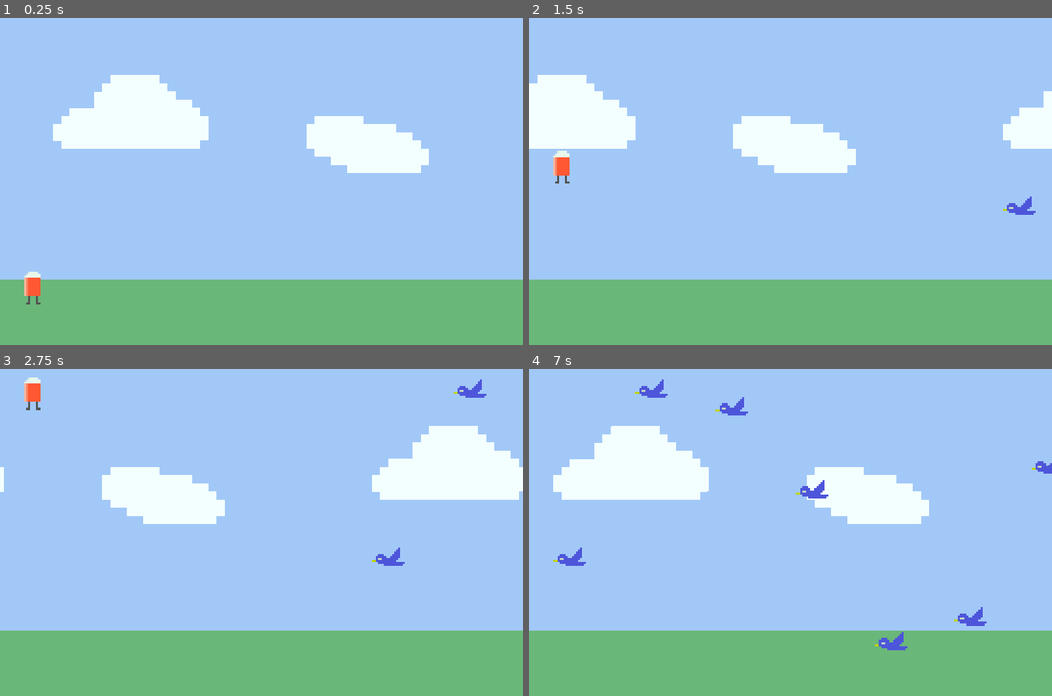
Above: before the commit, frames 1-4 (two rows, left to right).
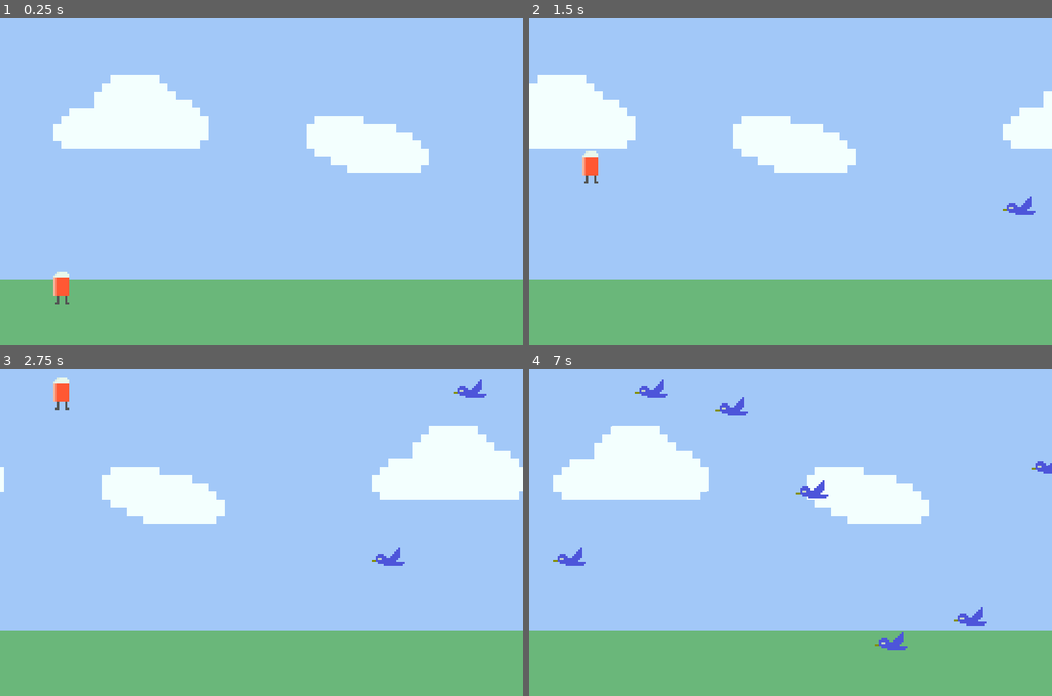
Above: after the commit, the same moments.

Repository: Joe-noh/runner
Game: Godot game, scene res://src/screens/main.tscn
Two runs of this game, one before a commit and one after it. Both use one fixed random seed, a clock stepped at 60 frames per second and the inputs below.
Inputs (mouse positions are in pixels of both pictures, inside the frame that each line leads up to):
- Up to frame 1 (0.25 s): no input
- Up to frame 2 (1.5 s): tap Enter (ui_accept) at 0.5, 0.6, 0.77, 1.07, 1.35 s; move the mouse to (905, 165) at 0.52 s; click (905, 165) at 0.67 s; move the mouse to (685, 197) at 1.27 s; click (685, 197) at 1.42 s
- Up to frame 3 (2.75 s): tap Enter (ui_accept) at 1.52, 1.82, 2.1 s; move the mouse to (313, 460) at 2.02 s; click (313, 460) at 2.17 s
- Up to frame 4 (7 s): move the mouse to (764, 597) at 2.77 s; tap Enter (ui_accept) at 2.85, 3.02, 3.32, 3.6, 3.77, 4.07, 4.35, 4.52, 4.82, 5.1, 5.85, 6.02, 6.32, 6.6, 6.77 s; click (764, 597) at 2.92 s; move the mouse to (947, 581) at 3.52 s; click (947, 581) at 3.67 s; move the mouse to (633, 483) at 4.27 s; click (633, 483) at 4.42 s; move the mouse to (816, 532) at 5.02 s; click (816, 532) at 5.17 s; move the mouse to (712, 450) at 5.77 s; click (712, 450) at 5.92 s; move the mouse to (905, 516) at 6.52 s; click (905, 516) at 6.67 s

The runs differ from the first frame. In frame 1, 0.5% of the frame differs, in the area x 4-14%, y 77-88%; in frame 2, 0.5%; in frame 3, 0.5%, in the area x 4-88%, y 2-59%; in frame 4, less than 0.1%.

Commit message:
restart game

Diff:
--- a/src/objects/bird/bird.tscn
+++ b/src/objects/bird/bird.tscn
@@ -1,6 +1,6 @@
 [gd_scene load_steps=4 format=2]
 
-[ext_resource path="res://assets/runner_bird.png" type="Texture" id=1]
+[ext_resource path="res://assets/bird.png" type="Texture" id=1]
 [ext_resource path="res://src/objects/bird/bird.gd" type="Script" id=2]
 
 [sub_resource type="CapsuleShape2D" id=1]
--- /dev/null
+++ b/src/objects/restart_button/restart_button.gd
@@ -0,0 +1,8 @@
+extends Node2D
+
+signal clicked
+
+func _on_Area2D_input_event(viewport, event, shape_idx):
+	if event is InputEventMouseButton:
+		if event.pressed:
+			emit_signal('clicked')
--- /dev/null
+++ b/src/objects/restart_button/restart_button.tscn
@@ -0,0 +1,21 @@
+[gd_scene load_steps=4 format=2]
+
+[ext_resource path="res://assets/restart.png" type="Texture" id=1]
+[ext_resource path="res://src/objects/restart_button/restart_button.gd" type="Script" id=2]
+
+[sub_resource type="RectangleShape2D" id=1]
+extents = Vector2( 175, 35 )
+
+[node name="Node2D" type="Node2D"]
+script = ExtResource( 2 )
+
+[node name="Sprite" type="Sprite" parent="."]
+scale = Vector2( 5, 5 )
+texture = ExtResource( 1 )
+
+[node name="Area2D" type="Area2D" parent="."]
+
+[node name="CollisionShape2D" type="CollisionShape2D" parent="Area2D"]
+shape = SubResource( 1 )
+
+[connection signal="input_event" from="Area2D" to="." method="_on_Area2D_input_event"]
--- a/src/objects/runner/runner.gd
+++ b/src/objects/runner/runner.gd
@@ -14,5 +14,5 @@
 	apply_central_impulse(Vector2(0, -500))
 
 func _on_Runner_body_entered(body):
-	if body.name == 'Bird':
+	if body.name.find('Bird') != -1:
 		GameState.game_over()
--- a/src/screens/main.gd
+++ b/src/screens/main.gd
@@ -8,6 +8,7 @@
 
 func _ready():
 	rng.randomize()
+	$Restart.hide()
 
 func _process(delta):
 	elapsed += (10 + spawned * 0.1) * delta
@@ -22,6 +23,11 @@
 		spawned += 1
 		elapsed = 0
 
-	if GameState.is_game_over && Input.is_action_just_pressed('ui_accept'):
+	if GameState.is_game_over:
+		$Restart.show()
+
+func _on_Restart_clicked():
+	if GameState.is_game_over:
+		$Restart.hide()
 		GameState.restart()
 		get_tree().reload_current_scene()
--- a/src/screens/main.tscn
+++ b/src/screens/main.tscn
@@ -1,8 +1,9 @@
-[gd_scene load_steps=5 format=2]
+[gd_scene load_steps=6 format=2]
 
 [ext_resource path="res://src/objects/background/background.tscn" type="PackedScene" id=1]
 [ext_resource path="res://src/screens/main.gd" type="Script" id=2]
 [ext_resource path="res://src/objects/runner/runner.tscn" type="PackedScene" id=3]
+[ext_resource path="res://src/objects/restart_button/restart_button.tscn" type="PackedScene" id=4]
 
 [sub_resource type="RectangleShape2D" id=1]
 extents = Vector2( 640, 50 )
@@ -13,7 +14,7 @@
 [node name="Background" parent="." instance=ExtResource( 1 )]
 
 [node name="Runner" parent="." instance=ExtResource( 3 )]
-position = Vector2( 78.4907, 657.733 )
+position = Vector2( 150, 650 )
 collision_mask = 6
 
 [node name="Floor" type="StaticBody2D" parent="."]
@@ -22,3 +23,9 @@
 [node name="CollisionShape2D" type="CollisionShape2D" parent="Floor"]
 position = Vector2( 640, 750 )
 shape = SubResource( 1 )
+
+[node name="Restart" parent="." instance=ExtResource( 4 )]
+position = Vector2( 640, 380 )
+z_index = 10
+
+[connection signal="clicked" from="Restart" to="." method="_on_Restart_clicked"]
Binary file added: assets/bird.png
Not shown, added: assets/bird.png.import
Binary file added: assets/restart.png
Not shown, changed: assets/restart.png.import
Binary file removed: assets/runner_bird.png
